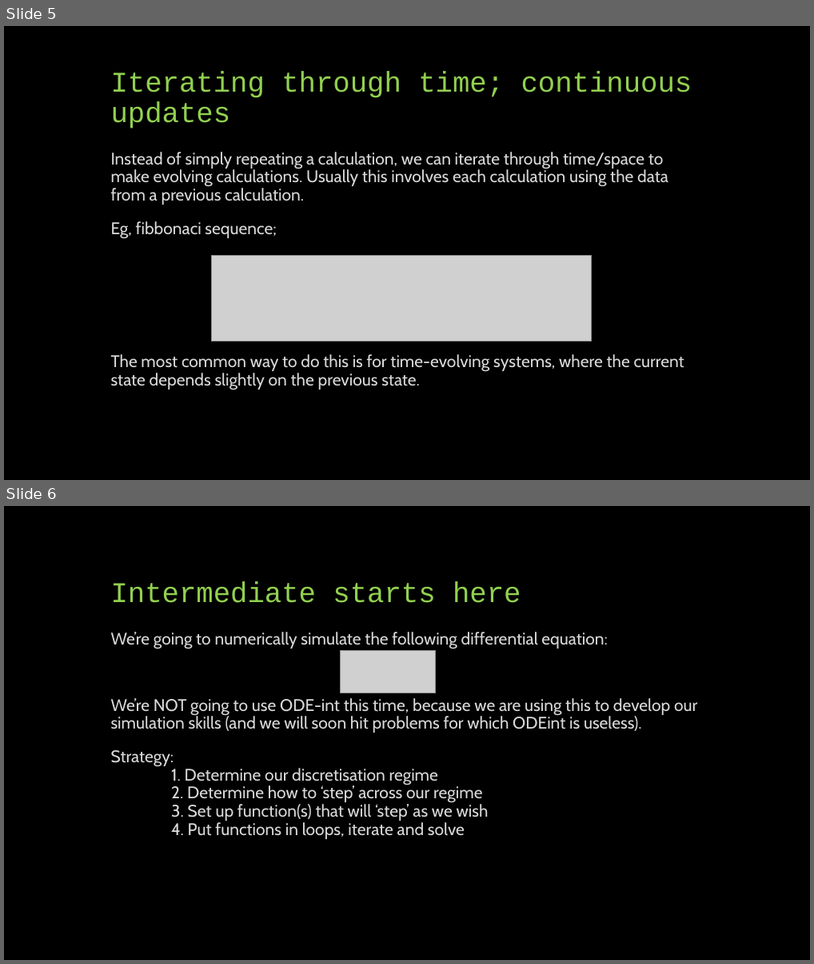
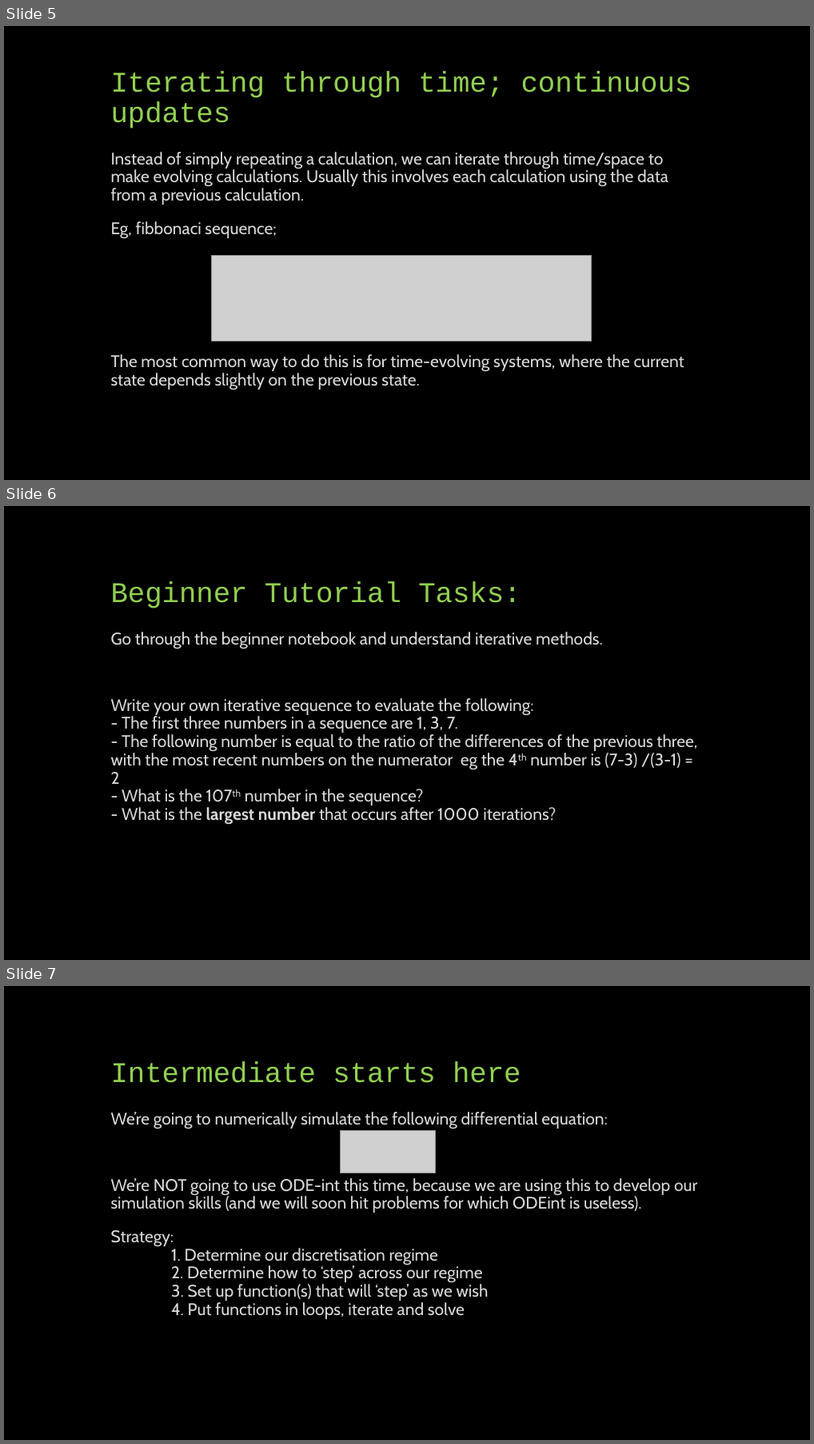
Before and after one commit to phys3112/Tutorials-2020, a slide deck: Tutorial 5 Iterative Methods/Tutorial 5 Presentation.pptx. Shown one above the other, each under a label of ours: slides 5 and 6 before the commit, slides 5, 6 and 7 after it. The pictures are 814x964 and 814x1444 pixels, drawn with LibreOffice and Linux fonts; fonts in the diff are those of the drawing; grey boxes stand for pictures. Boxes give left, top, right and bottom in pixels: in the first picture for what was removed or moved away, otherwise in the second. Text is boxed around its words. In the diff, an @@ line names an element or a change of style, - is before the commit and + after.

Commit message:
Tutorial 5 'Finished'
Tutorial 5 is 'done', but I will make a better one for advanced following the upload of the lectures for Week 5.

```diff
--- a/Tutorial 5 Iterative Methods/Tutorial 5 Presentation.pptx
+++ b/Tutorial 5 Iterative Methods/Tutorial 5 Presentation.pptx
@@ slide 6 added at (4,506,810,960), background #000000 @@
@@ title added at (111,582,521,608), 34 pt, text #92D050 @@
+Beginner Tutorial Tasks:
@@ text added at (111,632,698,824), 20 pt, text #D9D9D9 @@
+Go through the beginner notebook and understand iterative methods.
+Write your own iterative sequence to evaluate the following:
+- The first three numbers in a sequence are 1, 3, 7.
+- The following number is equal to the ratio of the differences of the previous three, with the most recent numbers on the numerator eg the 4th number is (7-3) /(3-1) = 2
+- What is the 107th number in the sequence?
+- What is the largest number that occurs after 1000 iterations?
@@ what was slide 6 is now slide 7 @@
```
Also in this commit, not shown: 2 slides changed, 11 other slides added, 2 slides removed, 1 other file.
